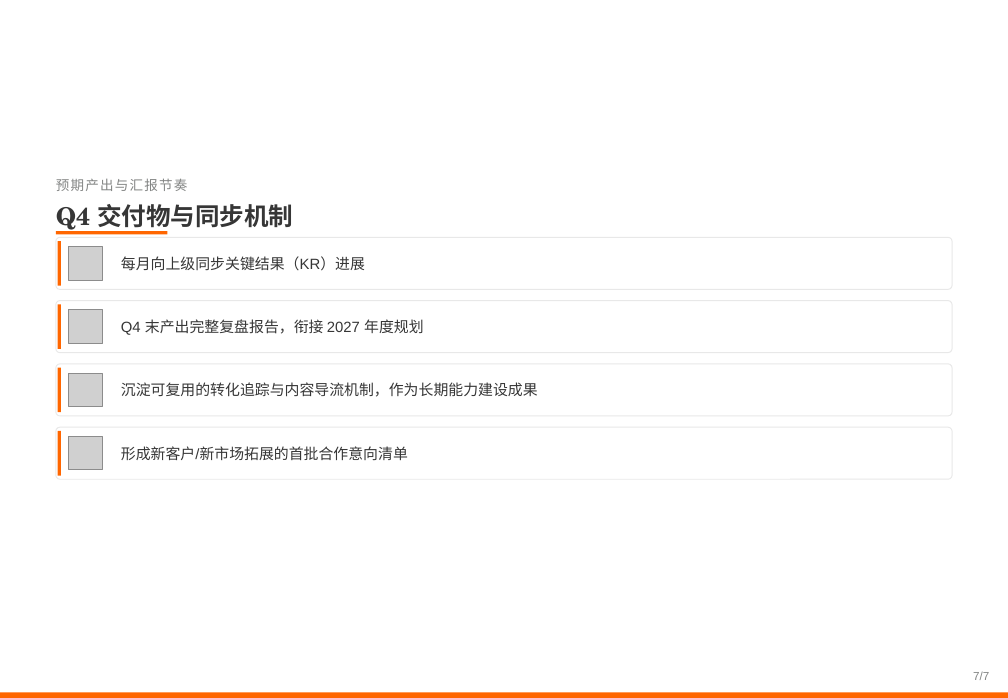
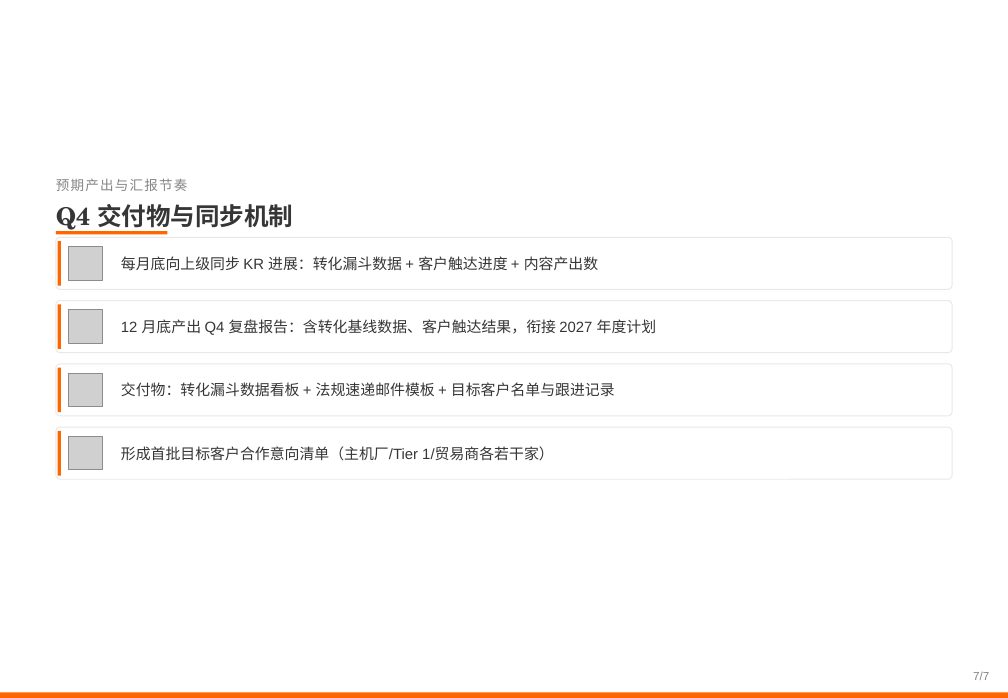
Before and after one commit to zhenghannah1228-boop/Auto-Reg-Monitor, a slide deck: slide 7 of 汽车板块Q4推广计划.pptx. Drawn at 1008x698 pixels with LibreOffice and Linux fonts; fonts in the diff are those of the drawing; grey boxes stand for pictures; background and template pictures are left out. Boxes give left, top, right and bottom in pixels: in the first picture for what was removed or moved away, otherwise in the second. Text is boxed around its words. In the diff, an @@ line names an element or a change of style, - is before the commit and + after.

```diff
--- a/汽车板块Q4推广计划.pptx
+++ b/汽车板块Q4推广计划.pptx
@@ text at [121, 256, 598, 270]: text changed @@
-每月向上级同步关键结果（KR）进展
+每月底向上级同步 KR 进展：转化漏斗数据 + 客户触达进度 + 内容产出数
@@ text at [121, 319, 657, 335]: text changed @@
-Q4 末产出完整复盘报告，衔接 2027 年度规划
+12 月底产出 Q4 复盘报告：含转化基线数据、客户触达结果，衔接 2027 年度计划
@@ text at [121, 382, 615, 397]: text changed @@
-沉淀可复用的转化追踪与内容导流机制，作为长期能力建设成果
+交付物：转化漏斗数据看板 + 法规速递邮件模板 + 目标客户名单与跟进记录
@@ text at [121, 446, 554, 461]: text changed @@
-形成新客户/新市场拓展的首批合作意向清单
+形成首批目标客户合作意向清单（主机厂/Tier 1/贸易商各若干家）
```
Also in this commit, not shown: 5 other slides changed.
